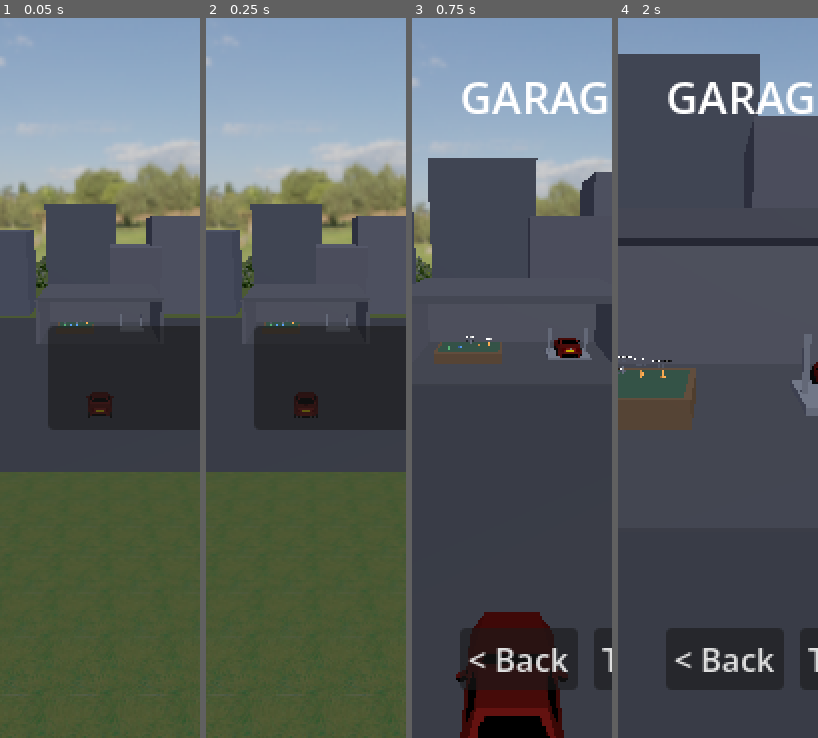
Above: before the commit, frames 1-4 (left to right).
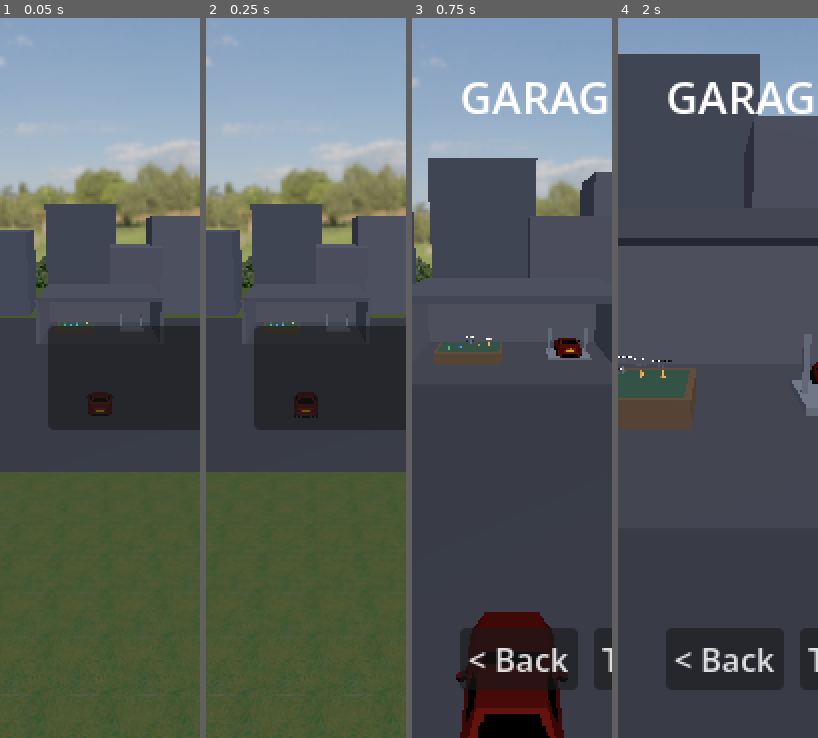
Above: after the commit, the same moments.

Repository: felixxwu/TAPPA
Game: Godot game, scene res://hq.tscn
The game is run twice, just before and just after one commit, with the same random seed, the same clock (stepped at 60 frames per second) and the same inputs.
Inputs (mouse positions are in pixels of both pictures, inside the frame that each line leads up to):
- Up to frame 1 (0.05 s): no input
- Up to frame 2 (0.25 s): no input
- Up to frame 3 (0.75 s): tap Enter (menu_select) at 0.5 s; move the mouse to (502, 522) at 0.52 s; hold W (accelerate) from 0.53 s (still down); tap C (cycle_camera) at 0.6 s; click (502, 522) at 0.67 s
- Up to frame 4 (2 s): release W (accelerate) at 1.25 s; drag from (778, 486) to (708, 522) at 1.27 s

The runs differ from the first frame. In frame 1, less than 0.1% of the frame differs, in the area x 44-56%, y 55-56%; in frame 2, less than 0.1%; in frame 3, less than 0.1%, in the area x 36-73%, y 83-97%; in frame 4, nothing differs.

Commit message:
HQ: cover the synchronous build with our loading screen on boot
After Godot's boot bar finishes, building the HQ (ground, buildings, the billboard
tree ring, garage, parked lineup) runs synchronously and takes a beat, leaving the
screen looking frozen. _ready now shows a LoadingScreen cover the moment the scene
starts, builds behind it (_build_hq), and reveals on the next frame — so the gap reads
as "loading", not "hung". Added LoadingScreen.set_title for the HQ wording.

Headless (the test runner) builds synchronously with no cover, so tests still see a
ready HQ after one frame. menu_flow suite green (24/24).

Co-Authored-By: Claude Opus 4.8 <noreply@anthropic.com>
Claude-Session: https://claude.ai/code/session_01DaEWcsQGKd6MFNHVy7E8eH

Diff:
--- a/rally/scripts/hq.gd
+++ b/rally/scripts/hq.gd
@@ -121,6 +121,34 @@
 func _ready() -> void:
 	_ensure_starter()
 	_ensure_selection()
+	# Headless (the test runner): build synchronously so tests see a ready HQ after one
+	# frame, with no loading cover. A real display gets the covered build below.
+	if DisplayServer.get_name() == "headless":
+		_build_hq()
+		return
+	# Godot's boot bar only covers the engine + .pck download + script compile. Building
+	# the HQ (ground, buildings, the billboard tree ring, the garage, the parked lineup)
+	# runs synchronously and takes a beat — long enough to look frozen once the boot bar
+	# finishes. So cover that gap with OUR loading screen FIRST: add it, let it paint,
+	# then do the heavy build behind it and reveal.
+	var loading := LoadingScreen.new()
+	loading.set_title("Entering HQ…")
+	loading.set_step("Preparing the garage…")
+	add_child(loading)
+	# Two frames: the first lays out the overlay (deferred anchors → size), the second
+	# draws it, so the build doesn't run before the cover is actually on screen.
+	await get_tree().process_frame
+	await get_tree().process_frame
+	_build_hq()
+	# Let the built scene render one frame before lifting the cover, so the reveal lands
+	# on the title shot rather than a half-built frame.
+	await get_tree().process_frame
+	loading.finish()
+
+
+# Build the whole HQ (environment, station overlays, map pins, initial title view).
+# Synchronous; the caller decides whether to cover it with a loading screen.
+func _build_hq() -> void:
 	_build_environment()
 	_build_title_overlay()
 	_build_garage_overlay()
--- a/rally/scripts/loading_screen.gd
+++ b/rally/scripts/loading_screen.gd
@@ -44,6 +44,12 @@
 	box.add_child(_step)
 
 
+# Set the headline (defaults to "Loading stage…"; the HQ uses its own wording).
+func set_title(text: String) -> void:
+	if _title != null:
+		_title.text = text
+
+
 # Update the current-stage line (e.g. "Building terrain…").
 func set_step(text: String) -> void:
 	if _step != null:
Not shown, changed: rally/features/menus.md
